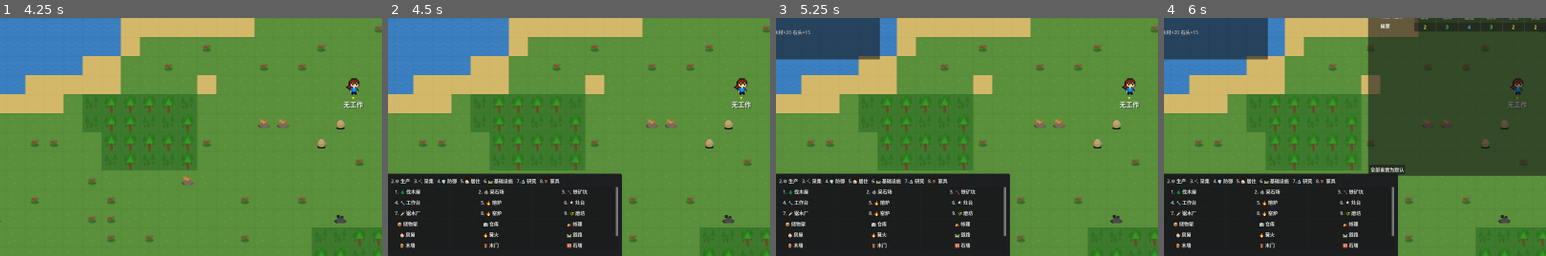
Above: before the commit, frames 1-4 (left to right).
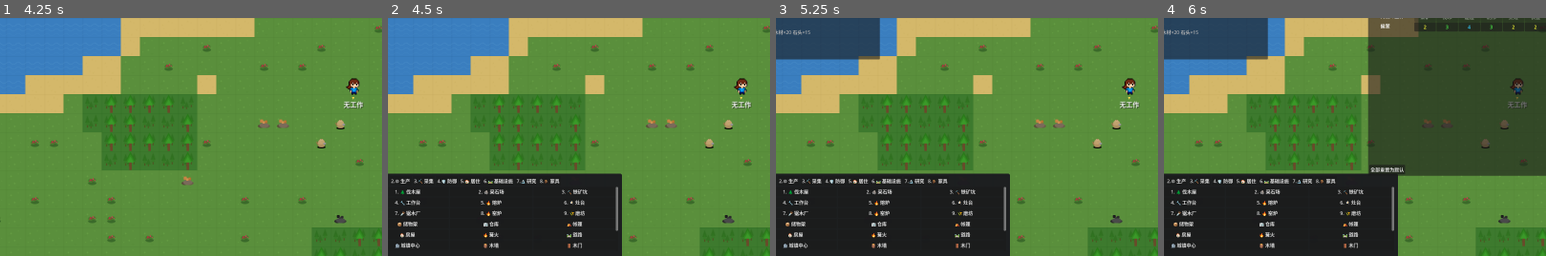
Above: after the commit, the same moments.

Repository: ZhanXuzhao/the-path-of-humanity
Game: Godot game, scene res://scenes/game.tscn
Same seed, same stepped clock (60 frames per second), same inputs: the game is played once before the commit and once after it.
Inputs (mouse positions are % of the whole screen's width and height, from its top left):
- Up to frame 1 (4.25 s): tap Enter at 0.5 s; drag from (96, 7) to (60, 28) at 0.52 s; click "<<" at 1.25 s; click ">>" at 2 s; click "⏸" at 2.75 s; click "▶" at 3.5 s
- Up to frame 2 (4.5 s): click "建造 [B]" at 4.25 s
- Up to frame 3 (5.25 s): click "科技" at 5 s
- Up to frame 4 (6 s): click "工作" at 5.75 s
The pictures show only the part of the screen within x 4-54%, y 36-86%; the shares and areas given below are measured in that part.

Frame 1 is identical in both runs. In frame 2, 0.2% of the frame differs, in the area x 2-61%, y 89-97%; in frame 3, 0.2%; in frame 4, 0.2%.

Commit message:
feat 新增城镇中心

Diff:
--- /dev/null
+++ b/assets/art/buildings/town_center.svg
@@ -0,0 +1,27 @@
+<svg xmlns="http://www.w3.org/2000/svg" width="96" height="64" viewBox="0 0 96 64">
+  <rect x="4" y="20" width="88" height="40" fill="#7a5a3a"/>
+  <rect x="4" y="20" width="88" height="6" fill="#8a6a4a"/>
+  <rect x="8" y="6" width="80" height="18" fill="#8a6a4a"/>
+  <rect x="8" y="6" width="80" height="4" fill="#9a7a5a"/>
+  <polygon points="4,8 48,0 92,8" fill="#6a4a2a"/>
+  <rect x="20" y="10" width="56" height="8" fill="#6a4a2a"/>
+  <rect x="26" y="12" width="6" height="6" fill="#5a3a1a"/>
+  <rect x="38" y="12" width="6" height="6" fill="#5a3a1a"/>
+  <rect x="50" y="12" width="6" height="6" fill="#5a3a1a"/>
+  <rect x="62" y="12" width="6" height="6" fill="#5a3a1a"/>
+  <rect x="40" y="30" width="16" height="30" fill="#5a3a1a"/>
+  <rect x="42" y="32" width="4" height="6" fill="#3a2a0a"/>
+  <rect x="50" y="32" width="4" height="6" fill="#3a2a0a"/>
+  <rect x="12" y="30" width="12" height="12" fill="#6a5a3a"/>
+  <rect x="14" y="32" width="3" height="3" fill="#8a7a5a"/>
+  <rect x="19" y="32" width="3" height="3" fill="#8a7a5a"/>
+  <rect x="72" y="30" width="12" height="12" fill="#6a5a3a"/>
+  <rect x="74" y="32" width="3" height="3" fill="#8a7a5a"/>
+  <rect x="79" y="32" width="3" height="3" fill="#8a7a5a"/>
+  <rect x="12" y="48" width="10" height="12" fill="#5a4a2a"/>
+  <rect x="74" y="48" width="10" height="12" fill="#5a4a2a"/>
+  <rect x="4" y="56" width="88" height="4" fill="#6a4a2a"/>
+  <rect x="42" y="52" width="12" height="8" fill="#3a2a0a"/>
+  <rect x="44" y="54" width="8" height="6" fill="#5a3a1a"/>
+  <circle cx="48" cy="6" r="2" fill="#d4a843"/>
+</svg>
--- a/resources/item_definitions.gd
+++ b/resources/item_definitions.gd
@@ -167,6 +167,7 @@
 	# 基础设施
 	_add_building("campfire", "篝火", "提供照明和温暖", BuildingCategory.INFRASTRUCTURE, Vector2i(1, 1), 30, 5.0, {"wood": 5, "stone": 3}, {}, {}, 0.0, 0, 12)
 	_add_building("road", "道路", "提高移动速度", BuildingCategory.INFRASTRUCTURE, Vector2i(1, 1), 40, 3.0, {"stone": 2}, {}, {}, 0.0, 0, 13)
+	_add_building("town_center", "城镇中心", "消耗2个面包招募新居民的核心建筑", BuildingCategory.INFRASTRUCTURE, Vector2i(3, 3), 300, 60.0, {"wood": 40, "stone": 30, "plank": 20}, {}, {}, 0.0, 500, 23)
 	# 防御建筑——墙（不可通行），门（可通行）
 	_add_building("wood_wall", "木墙", "简易木质围墙", BuildingCategory.DEFENSE, Vector2i(1, 1), 150, 8.0, {"wood": 5}, {}, {}, 0.0, 0, 14, false)
 	_add_building("wood_door", "木门", "简易木门", BuildingCategory.DEFENSE, Vector2i(1, 1), 100, 6.0, {"wood": 3}, {}, {}, 0.0, 0, 15, true)
--- a/scripts/core/game.gd
+++ b/scripts/core/game.gd
@@ -106,6 +106,7 @@
 	# 初始化系统引用
 	if building_system:
 		building_system.world = world
+		building_system.recruit_settler_requested.connect(_on_recruit_settler_requested)
 
 	# 更新HUD速度标签（此时存档已加载完毕，time_speed 为实际值）
 	_update_speed_label()
@@ -238,6 +239,34 @@
 	# 新手教程：在出生点附近掉落弓箭，方便狩猎
 	world.drop_item_on_ground(spawn_center_grid + Vector2i(1, 0), "bow", 1)
 	world.drop_item_on_ground(spawn_center_grid + Vector2i(0, 1), "arrow", 30)
+
+func _on_recruit_settler_requested(town_center_pos: Vector2i):
+	"""在城镇中心附近出生一个新定居者"""
+	var used_names: Array = []
+	for s in settlers:
+		if is_instance_valid(s):
+			used_names.append(s.settler_name)
+
+	var settler_name = Settler.generate_unique_name(used_names)
+
+	# 寻找城镇中心附近的可行走位置
+	var spawn_grid = _find_walkable_near(town_center_pos, 5)
+	var spawn_pos = Vector2(
+		spawn_grid.x * world.tile_size + world.tile_size / 2.0,
+		spawn_grid.y * world.tile_size + world.tile_size / 2.0
+	)
+
+	var settler = Settler.new()
+	settler.position = spawn_pos
+	settler.settler_name = settler_name
+	add_child(settler)
+	settlers.append(settler)
+
+	var work_manager = get_node_or_null("/root/WorkManager")
+	if work_manager:
+		work_manager.init_settler(settler.settler_id)
+
+	_gm.show_notification("新成员加入了聚居地: %s" % settler_name, _gm.NotificationType.SUCCESS)
 
 func _spawn_initial_boars():
 	"""在地图上随机位置生成初始野猪（数量由 GameConfig 配置）"""
--- a/scripts/core/texture_generator.gd
+++ b/scripts/core/texture_generator.gd
@@ -100,6 +100,7 @@
 	bld["wooden_bed"]       = _load_svg(BUILDINGS_PATH + "wooden_bed.svg")
 	bld["wood_watchtower"]  = _load_svg(BUILDINGS_PATH + "wood_watchtower.svg")
 	bld["mill"]             = _load_svg(BUILDINGS_PATH + "mill.svg")
+	bld["town_center"]      = _load_svg(BUILDINGS_PATH + "town_center.svg")
 
 	return bld
 
--- a/scripts/systems/building_system.gd
+++ b/scripts/systems/building_system.gd
@@ -12,6 +12,7 @@
 signal production_output(pos: Vector2i, item_id: String, amount: int)
 signal building_damaged(pos: Vector2i, damage: float, current_hp: int)
 signal building_destroyed(building_id: String, pos: Vector2i)
+signal recruit_settler_requested(pos: Vector2i)
 
 # 建筑实例数据
 class BuildingInstance:
@@ -366,6 +367,20 @@
 		if bld.inventory:
 			bld.inventory.add_item(item_id, produced)
 		production_output.emit(bld.grid_pos, item_id, produced)
+
+func try_recruit_settler(pos: Vector2i) -> bool:
+	"""城镇中心消耗2个面包招募一名新居民"""
+	var bld = get_building_at(pos)
+	if bld == null or not bld.is_completed:
+		return false
+	var data = bld.get_data()
+	if data == null or data.id != "town_center":
+		return false
+	if bld.inventory == null or not bld.inventory.has_item("bread", 2):
+		return false
+	bld.inventory.remove_item("bread", 2)
+	recruit_settler_requested.emit(bld.grid_pos)
+	return true
 
 # -------- 建筑查询 --------
 func get_building_at(pos: Vector2i) -> BuildingInstance:
--- a/scripts/ui/build_menu.gd
+++ b/scripts/ui/build_menu.gd
@@ -81,6 +81,7 @@
 	"wooden_bed": "🛏️",
 	"research_table": "🔬",
 	"mill": "🌾",
+	"town_center": "🏛️",
 }
 
 func _ready():
--- a/scripts/ui/hud.gd
+++ b/scripts/ui/hud.gd
@@ -49,6 +49,8 @@
 @onready var storage_name_label: Label = $StoragePanel/ScrollContainer/VBox/NameLabel
 @onready var storage_capacity_label: Label = $StoragePanel/ScrollContainer/VBox/CapacityLabel
 @onready var storage_items_container: VBoxContainer = $StoragePanel/ScrollContainer/VBox/ItemsContainer
+var _recruit_button: Button = null
+var _recruit_bld: Node = null  # 当前选中的城镇中心实例
 
 # 通用建筑信息面板（非存储建筑）
 @onready var building_info_panel: Panel = $BuildingInfoPanel
@@ -370,6 +372,13 @@
 	_showing_ground_items = false
 	storage_panel.visible = false
 	building_info_panel.visible = false
+	_recruit_bld = null
+	if _recruit_button:
+		_recruit_button.queue_free()
+		_recruit_button = null
+	var sep = storage_items_container.get_node_or_null("RecruitSep")
+	if sep:
+		sep.queue_free()
 
 # -------- 在建建筑进度面板 --------
 func _on_construction_selected(bld):
@@ -719,29 +728,70 @@
 	for child in storage_items_container.get_children():
 		child.queue_free()
 
+	_recruit_button = null
+	_recruit_bld = bld
+
 	if bld.inventory == null or bld.inventory.is_empty():
 		var empty_label = Label.new()
 		empty_label.text = "  (空)"
 		empty_label.add_theme_color_override("font_color", Color(0.6, 0.6, 0.6))
 		storage_items_container.add_child(empty_label)
-		return
-
-	# 显示物品种类及总数（ inventories 现已按种类汇总）
-	for item_id in bld.inventory.items:
-		var total = bld.inventory.items[item_id]
-		var item_data = ItemDefinitions.get_item(item_id)
-		var name_str = item_data.name if item_data else item_id
-		var hbox = HBoxContainer.new()
-		var icon_label = Label.new()
-		icon_label.text = "•"
-		icon_label.custom_minimum_size = Vector2(16, 0)
-		var name_label = Label.new()
-		name_label.text = "%s × %d" % [name_str, total]
-		name_label.add_theme_color_override("font_color", Color(0.9, 0.9, 0.9))
-		name_label.add_theme_constant_override("minimum_font_size", 12)
-		hbox.add_child(icon_label)
-		hbox.add_child(name_label)
-		storage_items_container.add_child(hbox)
+	else:
+		# 显示物品种类及总数（ inventories 现已按种类汇总）
+		for item_id in bld.inventory.items:
+			var total = bld.inventory.items[item_id]
+			var item_data = ItemDefinitions.get_item(item_id)
+			var name_str = item_data.name if item_data else item_id
+			var hbox = HBoxContainer.new()
+			var icon_label = Label.new()
+			icon_label.text = "•"
+			icon_label.custom_minimum_size = Vector2(16, 0)
+			var name_label = Label.new()
+			name_label.text = "%s × %d" % [name_str, total]
+			name_label.add_theme_color_override("font_color", Color(0.9, 0.9, 0.9))
+			name_label.add_theme_constant_override("minimum_font_size", 12)
+			hbox.add_child(icon_label)
+			hbox.add_child(name_label)
+			storage_items_container.add_child(hbox)
+
+	# 城镇中心特有：招募居民按钮
+	_refresh_recruit_button(bld)
+
+func _refresh_recruit_button(bld):
+	"""为城镇中心添加或更新招募居民按钮"""
+	if not is_instance_valid(bld):
+		return
+	var data = bld.get_data()
+	if data and data.id == "town_center":
+		if _recruit_button == null:
+			var sep = HSeparator.new()
+			sep.name = "RecruitSep"
+			storage_items_container.add_child(sep)
+			_recruit_button = Button.new()
+			_recruit_button.name = "RecruitButton"
+			_recruit_button.size_flags_horizontal = Control.SIZE_EXPAND_FILL
+			_recruit_button.custom_minimum_size = Vector2(0, 32)
+			storage_items_container.add_child(_recruit_button)
+			_recruit_button.pressed.connect(_on_recruit_pressed)
+		var bread_count = bld.inventory.get_item_count("bread") if bld.inventory else 0
+		var can_recruit = bread_count >= 2
+		_recruit_button.text = "招募居民 (消耗面包×2) [面包: %d/2]" % bread_count
+		_recruit_button.disabled = not can_recruit
+		_recruit_button.visible = true
+	else:
+		if _recruit_button:
+			_recruit_button.visible = false
+			_recruit_button = null
+		var sep = storage_items_container.get_node_or_null("RecruitSep")
+		if sep:
+			sep.queue_free()
+
+func _on_recruit_pressed():
+	var game = get_node_or_null("/root/Game")
+	if game and game.building_system and _recruit_bld and is_instance_valid(_recruit_bld):
+		if game.building_system.try_recruit_settler(_recruit_bld.grid_pos):
+			# 刷新面板显示
+			_update_storage_panel(game.selection_system.selected_building_instance if game.selection_system else null)
 
 func _update_building_info_panel(bld, data):
 	"""更新通用建筑信息面板内容（非存储建筑）"""
